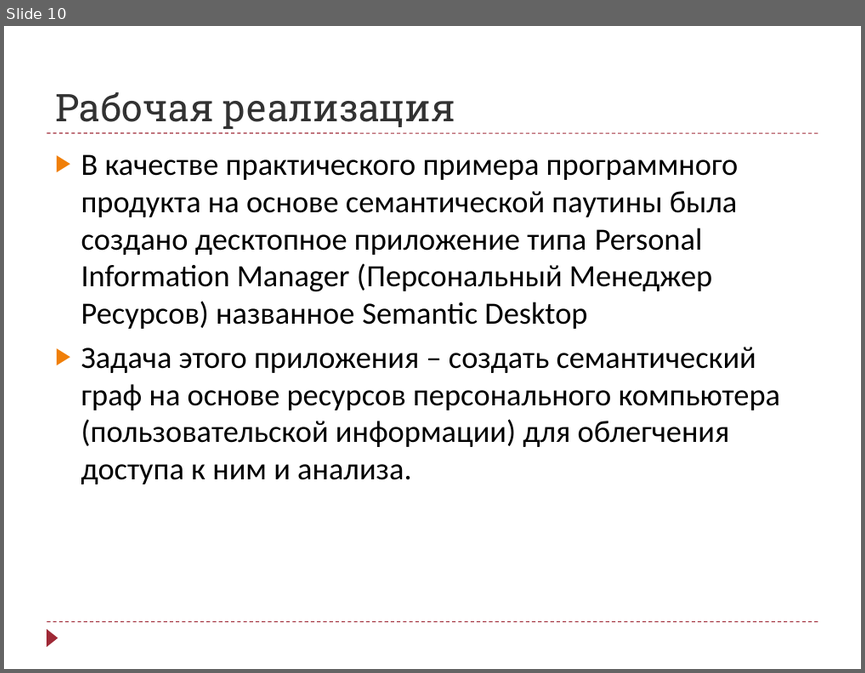
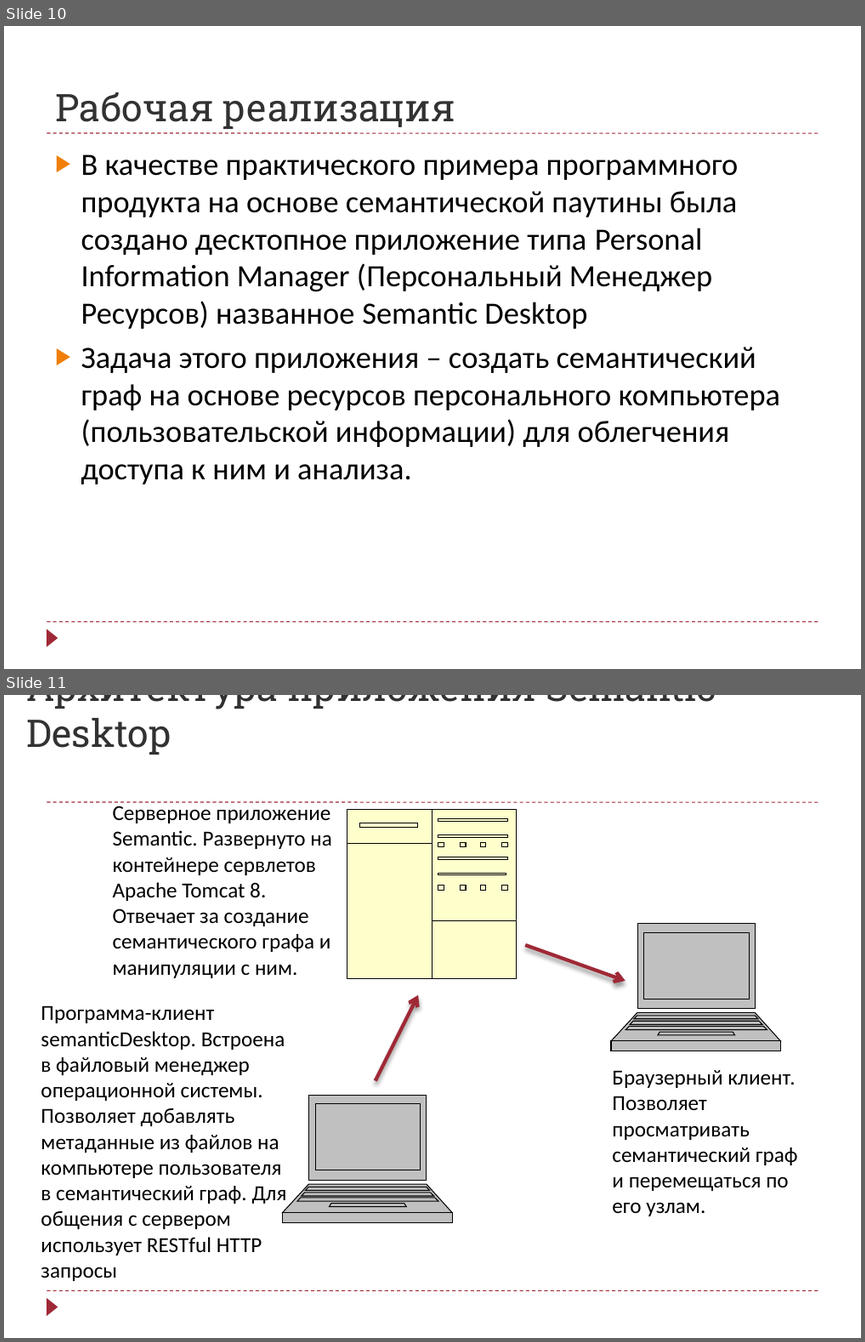
Before and after one commit to arthan1011/diploma, a slide deck: Semantic Presentation.pptx. Shown one above the other, each under a label of ours: slide 10 before the commit, slides 10 and 11 after it. The pictures are 865x673 and 865x1342 pixels, drawn with LibreOffice and Linux fonts; fonts in the diff are those of the drawing. Boxes give left, top, right and bottom in pixels: in the first picture for what was removed or moved away, otherwise in the second. Text is boxed around its words. In the diff, an @@ line names an element or a change of style, - is before the commit and + after.

```diff
--- a/Semantic Presentation.pptx
+++ b/Semantic Presentation.pptx
@@ slide 11 added at [4,695,861,1338], background #FFFFFF; not listed: 3 template elements that a slide beside it also shows @@
@@ title added at [27,695,716,755], 32 pt, text #323232 @@
+Архитектура приложения Semantic Desktop
@@ text added at [113,805,332,978], 18 pt, text #000000 @@
+Серверное приложение
+Semantic. Развернуто на контейнере сервлетов Apache Tomcat 8. Отвечает за создание семантического графа и манипуляции с ним.
@@ freeform shape added at [347,809,517,979], fill #FFFFCC, outline #000000 0.75 pt @@
@@ freeform shape added at [611,924,780,1051], fill #C0C0C0, outline #000000 0.75 pt @@
@@ arrow added from (525, 945) to (625, 981), #9F2936 3 pt @@
@@ arrow added from (375, 1081) to (418, 995), #9F2936 3 pt @@
@@ text added at [41,1005,287,1281], 18 pt, text #000000 @@
+Программа-клиент semanticDesktop. Встроена в файловый менеджер операционной системы. Позволяет добавлять метаданные из файлов на компьютере пользователя в семантический граф. Для общения с сервером использует RESTful HTTP запросы
@@ text added at [612,1070,798,1216], 18 pt, text #000000 @@
+Браузерный клиент.
+Позволяет просматривать семантический граф и перемещаться по его узлам.
@@ freeform shape added at [283,1095,452,1223], fill #C0C0C0, outline #000000 0.75 pt @@
```
Also in this commit, not shown: 3 other slides added.
